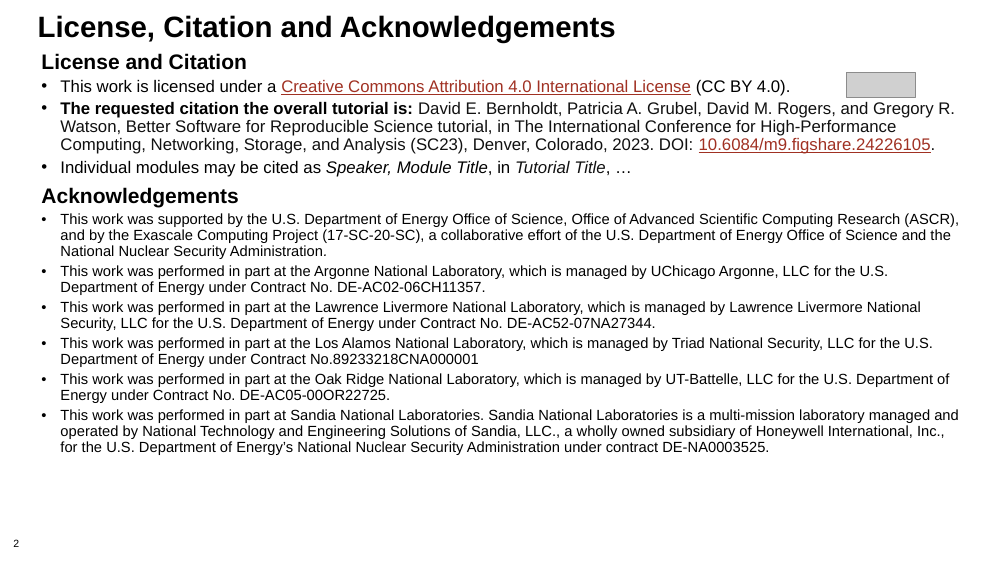
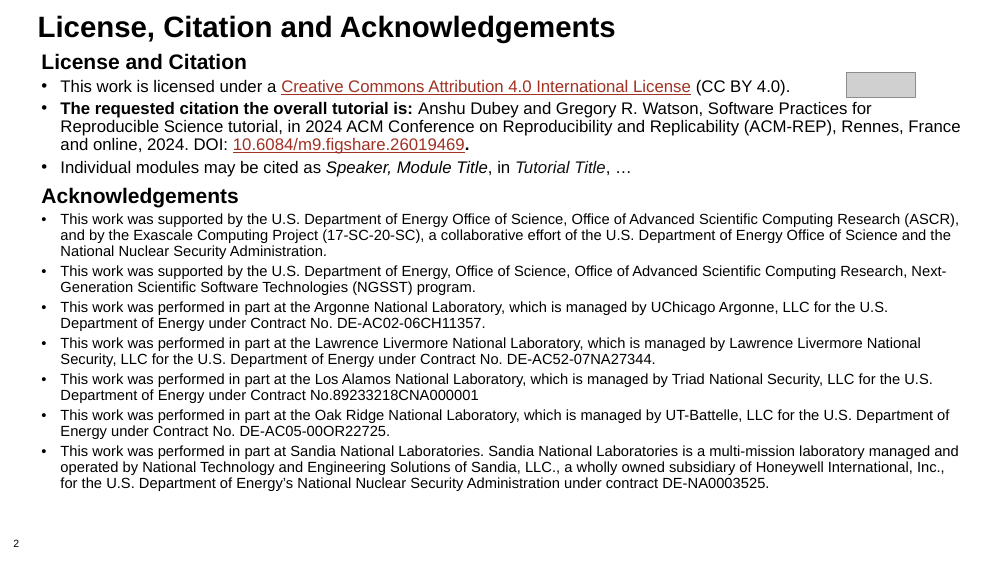
Before and after one commit to bssw-tutorial/presentations, a slide deck: slide 2 of rep-workflows.pptx. Drawn at 1008x567 pixels with LibreOffice and Linux fonts; fonts in the diff are those of the drawing; grey boxes stand for pictures; background and template pictures are left out. Boxes give left, top, right and bottom in pixels: in the first picture for what was removed or moved away, otherwise in the second. Text is boxed around its words. In the diff, an @@ line names an element or a change of style, - is before the commit and + after.

```diff
--- a/rep-workflows.pptx
+++ b/rep-workflows.pptx
@@ text at <box>60,102,960,154</box>: text changed; text colour #111111 to #000000 @@
-• The requested citation the overall tutorial is: David E. Bernholdt, Patricia A. Grubel, David M. Rogers, and Gregory R. Watson, Better Software for Reproducible Science tutorial, in The International Conference for High-Performance Computing, Networking, Storage, and Analysis (SC23), Denver, Colorado, 2023. DOI: 10.6084/m9.figshare.24226105.
+• The requested citation the overall tutorial is: Anshu Dubey and Gregory R. Watson, Software Practices for Reproducible Science tutorial, in 2024 ACM Conference on Reproducibility and Replicability (ACM-REP), Rennes, France and online, 2024. DOI: 10.6084/m9.figshare.26019469.
@@ text at <box>60,265,946,295</box>: paragraph added @@
+• This work was supported by the U.S. Department of Energy, Office of Science, Office of Advanced Scientific Computing Research, Next-Generation Scientific Software Technologies (NGSST) program.
```
Also in this commit, not shown: 1 other slide changed, 3 other files.
